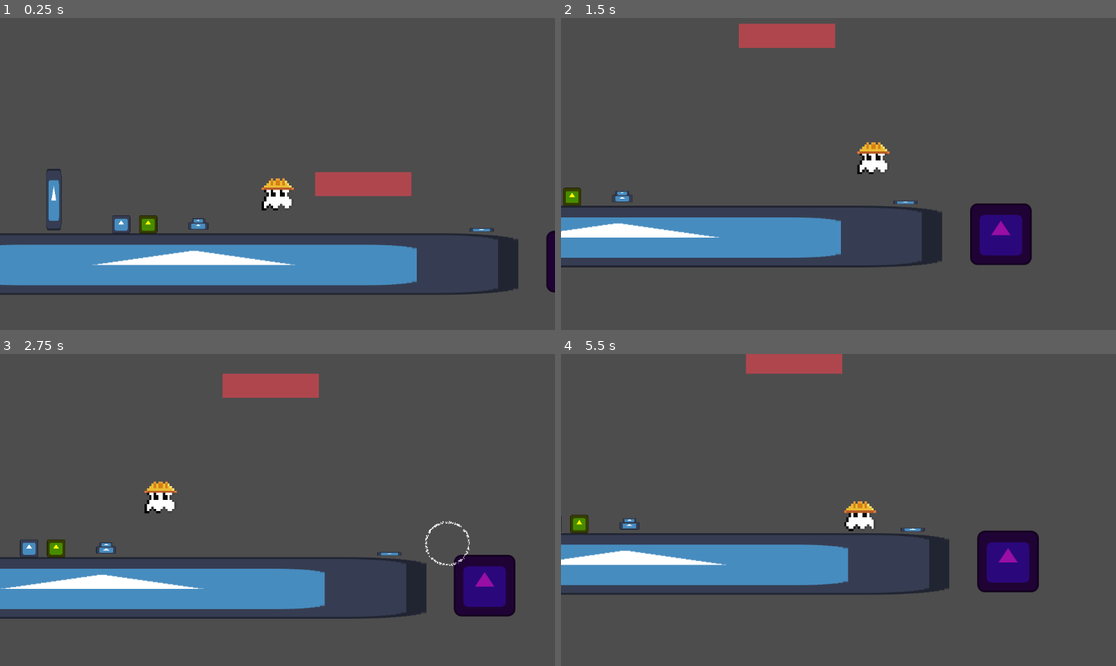
Above: before the commit, frames 1-4 (two rows, left to right).
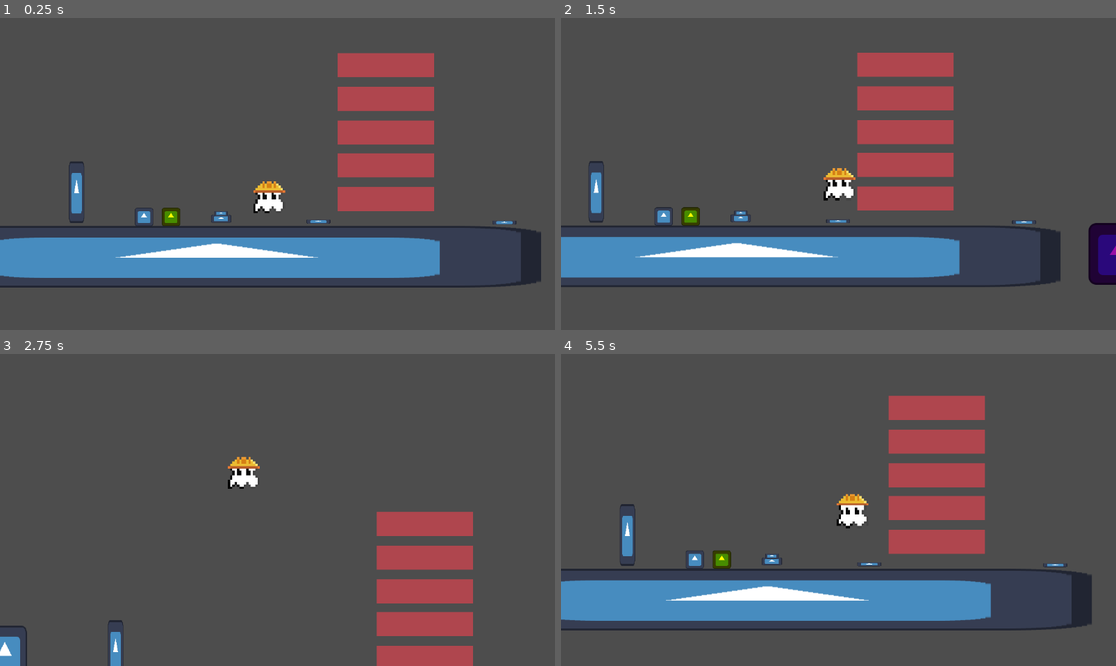
Above: after the commit, the same moments.

Repository: Monczak/warsztatyletni2025
Game: Godot game, scene res://src/Root.tscn
The game is run twice, just before and just after one commit, with the same random seed, the same clock (stepped at 60 frames per second) and the same inputs. The engine's default icon, where the game draws it, is replaced by a stand-in: a white triangle on a blue panel in a dark square.
Inputs (mouse positions are in pixels of both pictures, inside the frame that each line leads up to):
- Up to frame 1 (0.25 s): no input
- Up to frame 2 (1.5 s): move the mouse to (960, 158) at 0.52 s; hold Up (Jump) 0.53-1.28 s; hold Right (MoveRight) from 0.53 s (still down); tap Z (Interact) at 0.6 s; click (960, 158) at 0.67 s; move the mouse to (727, 189) at 1.27 s; tap Up (Jump) at 1.35 s
- Up to frame 3 (2.75 s): tap Up (Jump) at 1.52, 1.82 s; tap Z (Interact) at 1.55, 2.1 s; move the mouse to (333, 441) at 2.02 s; release Right (MoveRight) at 2.03 s; hold Left (MoveLeft) from 2.03 s (still down); hold Up (Jump) from 2.03 s (still down)
- Up to frame 4 (5.5 s): move the mouse to (810, 572) at 2.77 s; release Left (MoveLeft) at 2.78 s; release Up (Jump) at 2.78 s; hold Right (MoveRight) 2.78-4.28 s; tap Z (Interact) at 2.85, 4.35, 5.1 s; click (810, 572) at 2.92 s; tap Up (Jump) at 3.02, 3.32, 4.52, 4.82 s; move the mouse to (1005, 556) at 3.52 s; hold Up (Jump) 3.53-4.28 s; move the mouse to (672, 463) at 4.27 s; hold Left (MoveLeft) 4.28-5.03 s; move the mouse to (866, 510) at 5.02 s; hold Right (MoveRight) from 5.03 s (still down); hold Up (Jump) from 5.03 s (still down); click (866, 510) at 5.17 s

The runs differ from the first frame. In frame 1, 18% of the frame differs, in the area x 0-100%, y 11-89%; in frame 2, 25%; in frame 3, 20%; in frame 4, 28%, in the area x 0-96%, y 0-89%.

Commit message:
Improve PeriodicTimer logic

Diff:
--- a/src/Level.tscn
+++ b/src/Level.tscn
@@ -7,6 +7,7 @@
 [ext_resource type="PackedScene" uid="uid://qny4rb3ykp28" path="res://src/objects/Goo.tscn" id="5_t53vl"]
 [ext_resource type="PackedScene" uid="uid://b4xunxy4vkl0s" path="res://src/sosivo/prefabs/MovingPlatform.tscn" id="6_3ui4n"]
 [ext_resource type="PackedScene" uid="uid://ccmq77qe4la" path="res://src/objects/PeriodicTimer.tscn" id="7_8ss7w"]
+[ext_resource type="Script" path="res://src/resources/TimerConnection.gd" id="8_gbsuk"]
 [ext_resource type="PackedScene" uid="uid://bxg270vntsouh" path="res://src/objects/Gate.tscn" id="9_60672"]
 [ext_resource type="PackedScene" uid="uid://d0qrg3rcskkx3" path="res://src/objects/Key.tscn" id="10_1k2cq"]
 [ext_resource type="Script" path="res://src/resources/Interaction.gd" id="11_881yx"]
@@ -15,15 +16,47 @@
 [ext_resource type="PackedScene" uid="uid://4o6evssusvq0" path="res://src/objects/Exit.tscn" id="13_e45qv"]
 [ext_resource type="PackedScene" uid="uid://cc54w6n5ncad1" path="res://src/objects/Player.tscn" id="14_o64fp"]
 
+[sub_resource type="Resource" id="Resource_ycknl"]
+script = ExtResource("8_gbsuk")
+interactable = NodePath("../MovingPlatform")
+mode = 2
+phase_shift = 0.0
+
+[sub_resource type="Resource" id="Resource_p0ssg"]
+script = ExtResource("8_gbsuk")
+interactable = NodePath("../MovingPlatform2")
+mode = 0
+phase_shift = 0.25
+
+[sub_resource type="Resource" id="Resource_cebjb"]
+script = ExtResource("8_gbsuk")
+interactable = NodePath("../MovingPlatform3")
+mode = 0
+phase_shift = 0.5
+
+[sub_resource type="Resource" id="Resource_hnlk2"]
+script = ExtResource("8_gbsuk")
+interactable = NodePath("../MovingPlatform4")
+mode = 0
+phase_shift = 0.75
+
+[sub_resource type="Resource" id="Resource_7evgf"]
+script = ExtResource("8_gbsuk")
+interactable = NodePath("../MovingPlatform5")
+mode = 0
+phase_shift = 1.0
+
 [sub_resource type="Resource" id="Resource_gjcj3"]
 script = ExtResource("11_881yx")
 interactable = NodePath("../Gate")
 mode = 0
+trigger_mode = 2
 
 [sub_resource type="Resource" id="Resource_8l63m"]
 script = ExtResource("11_881yx")
-interactable = NodePath("../MovingPlatform")
+interactable = NodePath("../PeriodicTimer")
 mode = 0
+trigger_mode = 2
 
 [node name="Level" type="Node2D"]
 script = ExtResource("1_m0kto")
@@ -43,11 +76,29 @@
 
 [node name="MovingPlatform" parent="." instance=ExtResource("6_3ui4n")]
 position = Vector2(179, 99)
-_originFlag = false
+DestinationDelta = Vector2(100, 0)
+
+[node name="MovingPlatform2" parent="." instance=ExtResource("6_3ui4n")]
+position = Vector2(179, 29)
+DestinationDelta = Vector2(100, 0)
+
+[node name="MovingPlatform3" parent="." instance=ExtResource("6_3ui4n")]
+position = Vector2(179, -39)
+DestinationDelta = Vector2(100, 0)
+
+[node name="MovingPlatform4" parent="." instance=ExtResource("6_3ui4n")]
+position = Vector2(179, -109)
+DestinationDelta = Vector2(100, 0)
+
+[node name="MovingPlatform5" parent="." instance=ExtResource("6_3ui4n")]
+position = Vector2(179, -179)
+DestinationDelta = Vector2(100, 0)
 
 [node name="PeriodicTimer" parent="." instance=ExtResource("7_8ss7w")]
 position = Vector2(-115, 41)
 cycle_time = 5.0
+connections = Array[ExtResource("8_gbsuk")]([SubResource("Resource_ycknl"), SubResource("Resource_p0ssg"), SubResource("Resource_cebjb"), SubResource("Resource_hnlk2"), SubResource("Resource_7evgf")])
+initial_behavior = 3
 
 [node name="Gate" parent="." instance=ExtResource("9_60672")]
 position = Vector2(-463, 85)
@@ -63,8 +114,11 @@
 [node name="JumpPad" parent="." instance=ExtResource("12_lpfcl")]
 position = Vector2(425, 148)
 
+[node name="JumpPad2" parent="." instance=ExtResource("12_lpfcl")]
+position = Vector2(39, 146)
+
 [node name="Exit" parent="." instance=ExtResource("13_e45qv")]
 position = Vector2(-693, 93)
 
 [node name="Player" parent="." instance=ExtResource("14_o64fp")]
-position = Vector2(2, 16)
+position = Vector2(-63, 37)
--- a/src/MonczakWorld.tscn
+++ b/src/MonczakWorld.tscn
@@ -3,3 +3,6 @@
 [ext_resource type="PackedScene" uid="uid://b307l3jmiw4cv" path="res://src/World.tscn" id="1_rodkb"]
 
 [node name="World" instance=ExtResource("1_rodkb")]
+
+[node name="Camera2D" parent="." index="0" node_paths=PackedStringArray("target")]
+target = NodePath("../Level/Player")
--- a/src/objects/Button.gd
+++ b/src/objects/Button.gd
@@ -17,42 +17,38 @@
 
 
 func trigger_interactions(turn_on: bool) -> void:
-    for interaction in interactions:
-        var interactable_obj: ObjectInteractable = get_node(interaction.interactable)
-        if turn_on != (interaction.mode == Interaction.InteractionMode.SetOff):
-            interactable_obj.OnInteraction()
-        else:
-            interactable_obj.OffInteraction()
+	for interaction in interactions:
+		interaction.do_interaction(self, turn_on)
 
 
 # Called when the node enters the scene tree for the first time.
 func _ready() -> void:
-    press_area.body_entered.connect(_on_press_area_entered)
-    press_area.body_exited.connect(_on_press_area_exited)
-    moving_part.set_can_sleep(false)
-    _orig_moving_part_pos = moving_part.position
+	press_area.body_entered.connect(_on_press_area_entered)
+	press_area.body_exited.connect(_on_press_area_exited)
+	moving_part.set_can_sleep(false)
+	_orig_moving_part_pos = moving_part.position
 
 
 # Called every frame. 'delta' is the elapsed time since the previous frame.
 func _process(delta: float) -> void:
-    _pressed = len(_pressing_objs)
+	_pressed = len(_pressing_objs)
 
-    _state = moving_part.position.y - _orig_moving_part_pos.y > press_threshold
-    if _state and not _prev_state:
-        trigger_interactions(true)
-    elif not _state and _prev_state:
-        trigger_interactions(false)
-    _prev_state = _state
+	_state = moving_part.position.y - _orig_moving_part_pos.y > press_threshold
+	if _state and not _prev_state:
+		trigger_interactions(true)
+	elif not _state and _prev_state:
+		trigger_interactions(false)
+	_prev_state = _state
 
 
 func _on_press_area_entered(body: Node2D) -> void:
-    _pressing_objs.append(body)
+	_pressing_objs.append(body)
 
 
 func _on_press_area_exited(body: Node2D) -> void:
-    _pressing_objs.erase(body)
+	_pressing_objs.erase(body)
 
 
 func _physics_process(delta: float) -> void:
-    var dir := Vector2.DOWN if _pressed else Vector2.UP
-    moving_part.apply_central_force(button_force * dir)
+	var dir := Vector2.DOWN if _pressed else Vector2.UP
+	moving_part.apply_central_force(button_force * dir)
--- a/src/objects/PeriodicTimer.gd
+++ b/src/objects/PeriodicTimer.gd
@@ -4,61 +4,156 @@
 @export_range(0.1, 60.0) var cycle_time: float
 @export var connections: Array[TimerConnection] = []
 
-@onready var _timer: Timer = $Timer
+var _time := 0.0
+var _paused := false
 
 var _connection_handled: Dictionary
 var _connection_states: Dictionary
 
 var _timed_out := false
 
+enum TimerBehavior { Start, Pause, Unpause, Reset }
+
+enum ToggleResetMode { LastToggledState, ForceOn, ForceOff }
+
+@export var loop := true
+@export var on_interaction_behavior := TimerBehavior.Start
+@export var off_interaction_behavior := TimerBehavior.Reset
+
+@export var initial_behavior := TimerBehavior.Start
+@export var toggle_reset_mode := ToggleResetMode.ForceOff
+
+
+var _scheduled_behavior = null
+
+
+func _do_behavior(behavior: TimerBehavior) -> void:
+	match behavior:
+		TimerBehavior.Start:
+			_start_cycle()
+		TimerBehavior.Pause:
+			_pause_cycle()
+		TimerBehavior.Unpause:
+			_unpause_cycle()
+		TimerBehavior.Reset:
+			_reset_cycle()
+
 
 func _reset_connections() -> void:
-    for connection in connections:
-        _connection_handled[connection] = false
+	for connection in connections:
+		_connection_handled[connection] = false
+
+
+func _reset_interactables() -> void:
+	for connection in connections:
+		_reset_interactable(connection)
 
 
 func _start_cycle() -> void:
-    _reset_connections()
-    _timer.start(cycle_time)
-    _timed_out = false
+	_paused = false
+	_reset_connections()
+	_time = 0
+	_timed_out = false
+
+	print("Start")
+
+
+func _pause_cycle() -> void:
+	_paused = true
+	print("Pause")
+
+
+func _unpause_cycle() -> void:
+	_paused = false
+	print("Unpause")
+
+
+func _reset_cycle() -> void:
+	_time = 0
+	_paused = true
+	_reset_interactables()
+	print("Reset")
+
+
+func OnInteraction() -> void:
+	_scheduled_behavior = on_interaction_behavior
+
+
+func OffInteraction() -> void:
+	_scheduled_behavior = off_interaction_behavior
 
 
 func _ready() -> void:
-    _timer.timeout.connect(_on_timeout)
-    _start_cycle()
+	_do_behavior(initial_behavior)
+
+	for connection in connections:
+		_connection_handled[connection] = null
 
 
 func _process(delta: float) -> void:
-    var time_in_cycle: float = cycle_time - _timer.time_left
+	if not _paused:
+		_time += delta
+		for connection in connections:
+			if _time >= connection.phase_shift * cycle_time:
+				_handle_connection(connection)
 
-    for connection in connections:
-        if time_in_cycle >= connection.phase_shift * cycle_time:
-            _handle_connection(connection)
 
-    if _timed_out:
-        _start_cycle()
+		if _time > cycle_time and loop:
+			_start_cycle()
+
+	if _scheduled_behavior != null:
+		_do_behavior(_scheduled_behavior)
+		_scheduled_behavior = null
+
+	# print(time_in_cycle)
+
+func _set_state(interactable: ObjectInteractable, on: bool) -> void:
+	_connection_states[interactable] = on
+	if on:
+		interactable.OnInteraction()
+	else:
+		interactable.OffInteraction()
 
 
 func _handle_connection(connection: TimerConnection) -> void:
-    if _connection_handled[connection]:
-        return
+	if _connection_handled[connection]:
+		return
 
-    var interactable: ObjectInteractable = get_node(connection.interactable)
-    match connection.mode:
-        TimerConnection.ConnectionMode.SetOn:
-            interactable.OnInteraction()
-        TimerConnection.ConnectionMode.SetOff:
-            interactable.OffInteraction()
-        TimerConnection.ConnectionMode.Toggle:
-            if _connection_states.get_or_add(interactable) == null or not _connection_states[interactable]:
-                _connection_states[interactable] = true
-                interactable.OnInteraction()
-            else:
-                _connection_states[interactable] = false
-                interactable.OffInteraction()
+	print("Handle " + str(connection))
 
-    _connection_handled[connection] = true
+	var interactable: ObjectInteractable = get_node(connection.interactable)
+	match connection.mode:
+		TimerConnection.ConnectionMode.SetOn:
+			_set_state(interactable, true)
+		TimerConnection.ConnectionMode.SetOff:
+			_set_state(interactable, false)
+		TimerConnection.ConnectionMode.Toggle:
+			if _connection_states.get_or_add(interactable) == null or not _connection_states[interactable]:
+				_set_state(interactable, true)
+			else:
+				_set_state(interactable, false)
+
+	_connection_handled[connection] = true
 
 
-func _on_timeout() -> void:
-    _timed_out = true
+func _reset_interactable(connection: TimerConnection) -> void:
+	var interactable: ObjectInteractable = get_node(connection.interactable)
+	match connection.mode:
+		TimerConnection.ConnectionMode.SetOn:
+			_set_state(interactable, false)
+		TimerConnection.ConnectionMode.SetOff:
+			_set_state(interactable, true)
+		TimerConnection.ConnectionMode.Toggle:
+			match toggle_reset_mode:
+				ToggleResetMode.ForceOn:
+					_set_state(interactable, true)
+				ToggleResetMode.ForceOff:
+					_set_state(interactable, false)
+				ToggleResetMode.LastToggledState:
+					if _connection_states.get(interactable) == null:
+						return
+
+					if _connection_states[interactable]:
+						_set_state(interactable, false)
+					else:
+						_set_state(interactable, true)
--- a/src/objects/PeriodicTimer.tscn
+++ b/src/objects/PeriodicTimer.tscn
@@ -5,6 +5,3 @@
 [node name="PeriodicTimer" type="Node2D"]
 script = ExtResource("1_51fg0")
 cycle_time = 1.0
-
-[node name="Timer" type="Timer" parent="."]
-one_shot = true
--- a/src/objects/Player.gd
+++ b/src/objects/Player.gd
@@ -25,112 +25,115 @@
 
 var _current_frame = 0
 var _last_frame_change_time = 0
+var _frame_count
 
 var _facing_right = true
 
 
 func _calculate_gravity() -> Vector2:
-    var gravity := get_gravity()
-    var is_jumping = Input.is_action_pressed("Jump")
+	var gravity := get_gravity()
+	var is_jumping = Input.is_action_pressed("Jump")
 
-    if is_jumping and velocity.y < -0.01:
-        gravity *= jump_gravity_multiplier
-    elif velocity.y < -0.01:
-        gravity *= fall_gravity_multiplier
+	if is_jumping and velocity.y < -0.01:
+		gravity *= jump_gravity_multiplier
+	elif velocity.y < -0.01:
+		gravity *= fall_gravity_multiplier
 
-    return gravity
+	return gravity
 
 
 func _on_body_entered_interaction_area(body: Node2D) -> void:
-    if body is PlayerInteractable:
-        _player_interactables.append(body)
+	if body is PlayerInteractable:
+		_player_interactables.append(body)
 
 
 func _on_body_exited_interaction_area(body: Node2D) -> void:
-    if body is PlayerInteractable:
-        _player_interactables.erase(body)
+	if body is PlayerInteractable:
+		_player_interactables.erase(body)
 
 
 func _interact() -> void:
-    if _grabbed_interactable != null:
-        _grabbed_interactable.unfix_position()
-        _grabbed_interactable.off_interaction()
-        _grabbed_interactable = null
-    else:
-        if len(_player_interactables) == 0:
-            return
+	if _grabbed_interactable != null:
+		_grabbed_interactable.unfix_position()
+		_grabbed_interactable.off_interaction()
+		_grabbed_interactable = null
+	else:
+		if len(_player_interactables) == 0:
+			return
 
-        var nearest_interactable = _player_interactables[0]
-        for interactable in _player_interactables:
-            var distance: float = (interactable.position - position).length()
-            if distance < (nearest_interactable.position - position).length():
-                nearest_interactable = interactable
+		var nearest_interactable = _player_interactables[0]
+		for interactable in _player_interactables:
+			var distance: float = (interactable.position - position).length()
+			if distance < (nearest_interactable.position - position).length():
+				nearest_interactable = interactable
 
-        _grabbed_interactable = nearest_interactable
-        _grabbed_interactable.on_interaction()
+		_grabbed_interactable = nearest_interactable
+		_grabbed_interactable.on_interaction()
 
 
 func _ready() -> void:
-    interaction_area.body_entered.connect(_on_body_entered_interaction_area)
-    interaction_area.body_exited.connect(_on_body_exited_interaction_area)
+	interaction_area.body_entered.connect(_on_body_entered_interaction_area)
+	interaction_area.body_exited.connect(_on_body_exited_interaction_area)
 
-    Game.victory.connect(func(): _controls_enabled = false)
-    Game.start.connect(func(): _controls_enabled = true)
+	_frame_count = sprite.hframes * sprite.vframes
+
+	Game.victory.connect(func(): _controls_enabled = false)
+	Game.start.connect(func(): _controls_enabled = true)
 
 
 func _process(delta: float) -> void:
-    if Input.is_action_just_pressed("Interact"):
-        _interact()
+	if Input.is_action_just_pressed("Interact"):
+		_interact()
 
-    if _grabbed_interactable != null:
-        _grabbed_interactable.fix_position(grab_point.global_position, velocity)
+	if _grabbed_interactable != null:
+		_grabbed_interactable.fix_position(grab_point.global_position, velocity)
 
-    _animate_sprite()
+	_animate_sprite()
 
 
 func _animate_sprite() -> void:
-    var time = Time.get_ticks_msec() / 1000.0
-    var vel_ratio = inverse_lerp(0, max_speed, abs(velocity.x))
-    var anim_speed = lerp(animation_speed_idle, animation_speed_full_speed, vel_ratio)
+	var time = Time.get_ticks_msec() / 1000.0
+	var vel_ratio = inverse_lerp(0, max_speed, abs(velocity.x))
+	var anim_speed = lerp(animation_speed_idle, animation_speed_full_speed, vel_ratio)
 
-    if velocity.x < -0.01:
-        _facing_right = false
-    elif velocity.x > 0.01:
-        _facing_right = true
+	if velocity.x < -0.01:
+		_facing_right = false
+	elif velocity.x > 0.01:
+		_facing_right = true
 
-    if time - _last_frame_change_time > 1.0 / anim_speed:
-        _current_frame += -1 if _facing_right else 1
-        _current_frame = (_current_frame + 5) % 5
-        sprite.frame = _current_frame
-        _last_frame_change_time = time
+	if time - _last_frame_change_time > 1.0 / anim_speed:
+		_current_frame += -1 if _facing_right else 1
+		_current_frame = (_current_frame + _frame_count) % _frame_count
+		sprite.frame = _current_frame
+		_last_frame_change_time = time
 
 
 
 func _physics_process(delta: float) -> void:
-    if not is_on_floor():
-        velocity += _calculate_gravity() * delta
+	if not is_on_floor():
+		velocity += _calculate_gravity() * delta
 
-    if _apply_impulse_velocity:
-        velocity = _impulse_velocity
-        _apply_impulse_velocity = false
+	if _apply_impulse_velocity:
+		velocity = _impulse_velocity
+		_apply_impulse_velocity = false
 
-    if Input.is_action_just_pressed("Jump") and _controls_enabled and is_on_floor():
-        velocity.y = jump_velocity
+	if Input.is_action_just_pressed("Jump") and _controls_enabled and is_on_floor():
+		velocity.y = jump_velocity
 
-    var direction := Input.get_axis("MoveLeft", "MoveRight")
-    if direction and _controls_enabled:
-        velocity.x = move_toward(velocity.x, direction * max_speed, acceleration * delta)
-    else:
-        velocity.x = move_toward(velocity.x, 0, acceleration * delta)
+	var direction := Input.get_axis("MoveLeft", "MoveRight")
+	if direction and _controls_enabled:
+		velocity.x = move_toward(velocity.x, direction * max_speed, acceleration * delta)
+	else:
+		velocity.x = move_toward(velocity.x, 0, acceleration * delta)
 
-    move_and_slide()
+	move_and_slide()
 
 
 func apply_impulse_velocity(vel: Vector2) -> void:
-    _apply_impulse_velocity = true
-    _impulse_velocity = vel
+	_apply_impulse_velocity = true
+	_impulse_velocity = vel
 
 
 func _on_death() -> void:
-    print("I am dead")
-    Game.handle_player_death()
+	print("I am dead")
+	Game.handle_player_death()
--- a/src/resources/Interaction.gd
+++ b/src/resources/Interaction.gd
@@ -2,6 +2,25 @@
 class_name Interaction
 
 enum InteractionMode { SetOn, SetOff }
+enum TriggerMode { OnInteractionStarted, OnInteractionEnded, Both }
 
 @export var interactable: NodePath
-@export var mode: InteractionMode
+@export var mode: InteractionMode = InteractionMode.SetOn
+@export var trigger_mode: TriggerMode = TriggerMode.Both
+
+
+func _perform_interaction(interactable_obj: ObjectInteractable, negate: bool) -> void:
+	if (mode == InteractionMode.SetOn) != negate:
+		interactable_obj.OnInteraction()
+	else:
+		interactable_obj.OffInteraction()
+
+
+func do_interaction(context: Node, turn_on: bool) -> void:
+	var interactable_obj: ObjectInteractable = context.get_node(interactable)
+	if turn_on:
+		if trigger_mode == TriggerMode.OnInteractionStarted or trigger_mode == TriggerMode.Both:
+			_perform_interaction(interactable_obj, false)
+	else:
+		if trigger_mode == TriggerMode.OnInteractionEnded or trigger_mode == TriggerMode.Both:
+			_perform_interaction(interactable_obj, true)
--- a/src/resources/TimerConnection.gd
+++ b/src/resources/TimerConnection.gd
@@ -2,7 +2,7 @@
 class_name TimerConnection
 
 enum ConnectionMode {
-    SetOn, SetOff, Toggle
+	SetOn, SetOff, Toggle
 }
 
 @export var interactable: NodePath
--- a/src/sosivo/scripts/MovingObject.gd
+++ b/src/sosivo/scripts/MovingObject.gd
@@ -9,42 +9,43 @@
 @export var _originFlag : bool = true
 
 func OnInteraction() -> void:
-    _originFlag = false
+	print(str(self) + " ON!")
+	_originFlag = false
 
 func OffInteraction() -> void:
-    _originFlag = true
+	print(str(self) + " OFF!")
+	_originFlag = true
 
 
 # Called when the node enters the scene tree for the first time.
 func _ready() -> void:
-    _origin = position
-    _destination = position + DestinationDelta
+	_origin = position
+	_destination = position + DestinationDelta
 
 var velocity : Vector2 = Vector2.ZERO
 
 # Called every frame. 'delta' is the elapsed time since the previous frame.
 func _physics_process(delta : float) -> void:
-    #const closeToZero : float = 1
-    #var desiredRelocation : Vector2 = Vector2.ZERO
+	#const closeToZero : float = 1
+	#var desiredRelocation : Vector2 = Vector2.ZERO
 #
-    #if _originFlag:
-        #desiredRelocation = _origin - position
-    #else:
-        #desiredRelocation = _destination - position
+	#if _originFlag:
+		#desiredRelocation = _origin - position
+	#else:
+		#desiredRelocation = _destination - position
 
-    #if desiredRelocation.length() > closeToZero:
-        #position = lerp(position, position + desiredRelocation.normalized(), _acceleration * delta)
-    #else:
-        #position = lerp(position, desiredRelocation, _acceleration * delta)
-        #transform.position = (Vector2)transform.position + desiredRelocation;
+	#if desiredRelocation.length() > closeToZero:
+		#position = lerp(position, position + desiredRelocation.normalized(), _acceleration * delta)
+	#else:
+		#position = lerp(position, desiredRelocation, _acceleration * delta)
+		#transform.position = (Vector2)transform.position + desiredRelocation;
 
-    var target := _origin if _originFlag else _destination
-    var move_dir = abs((target - position).normalized())
-    position.x = move_toward(position.x, target.x, move_dir.x * move_speed * delta)
-    position.y = move_toward(position.y, target.y, move_dir.y * move_speed * delta)
+	var target := _origin if _originFlag else _destination
+	var move_dir = abs((target - position).normalized())
+	position = Vector2(move_toward(position.x, target.x, move_dir.x * move_speed * delta), move_toward(position.y, target.y, move_dir.y * move_speed * delta))
 
 
 
 #func _integrate_forces(_state: PhysicsDirectBodyState2D) -> void:
-    #_rb.linear_velocity = velocity
-    #transform.position = (Vector2)transform.position + desiredRelocation;
+	#_rb.linear_velocity = velocity
+	#transform.position = (Vector2)transform.position + desiredRelocation;
--- a/src/sosivo/scripts/ObjectInteractable.gd
+++ b/src/sosivo/scripts/ObjectInteractable.gd
@@ -1,14 +1,14 @@
 extends Node2D
 class_name ObjectInteractable
 func OnInteraction() -> void:
-    pass
+	pass
 func OffInteraction() -> void:
-    pass
+	pass
 # Called when the node enters the scene tree for the first time.
 func _ready() -> void:
-    pass # Replace with function body.
+	pass # Replace with function body.
 
 
 # Called every frame. 'delta' is the elapsed time since the previous frame.
 func _process(_delta: float) -> void:
-    pass
+	pass
Not shown: 1 places in src/Level.tscn that only renumber resources
